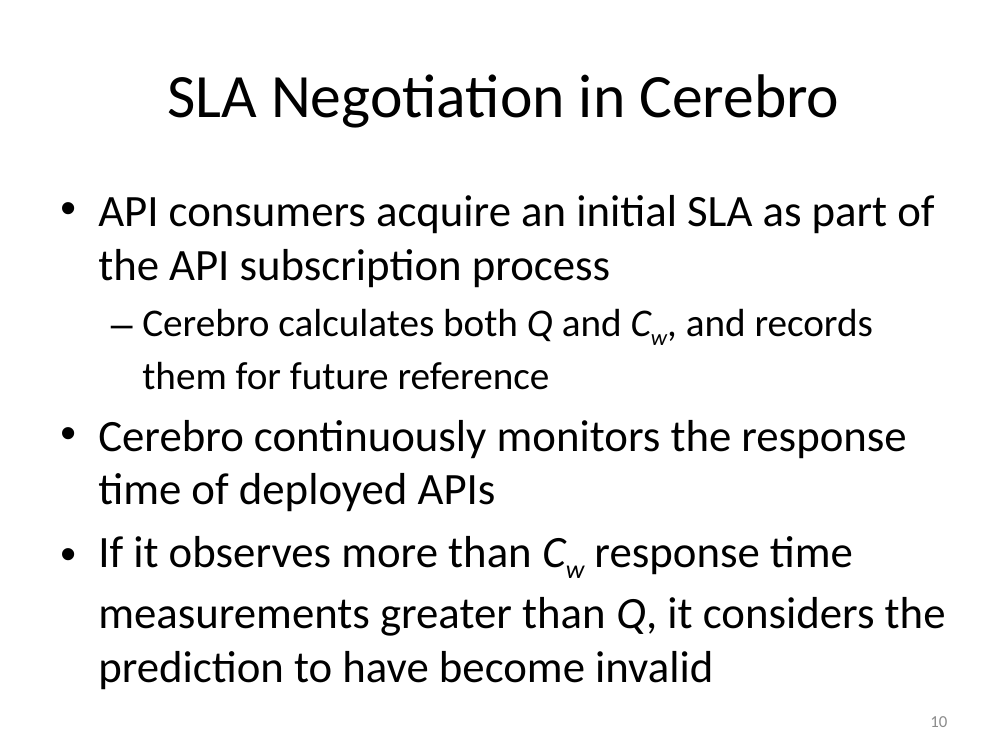
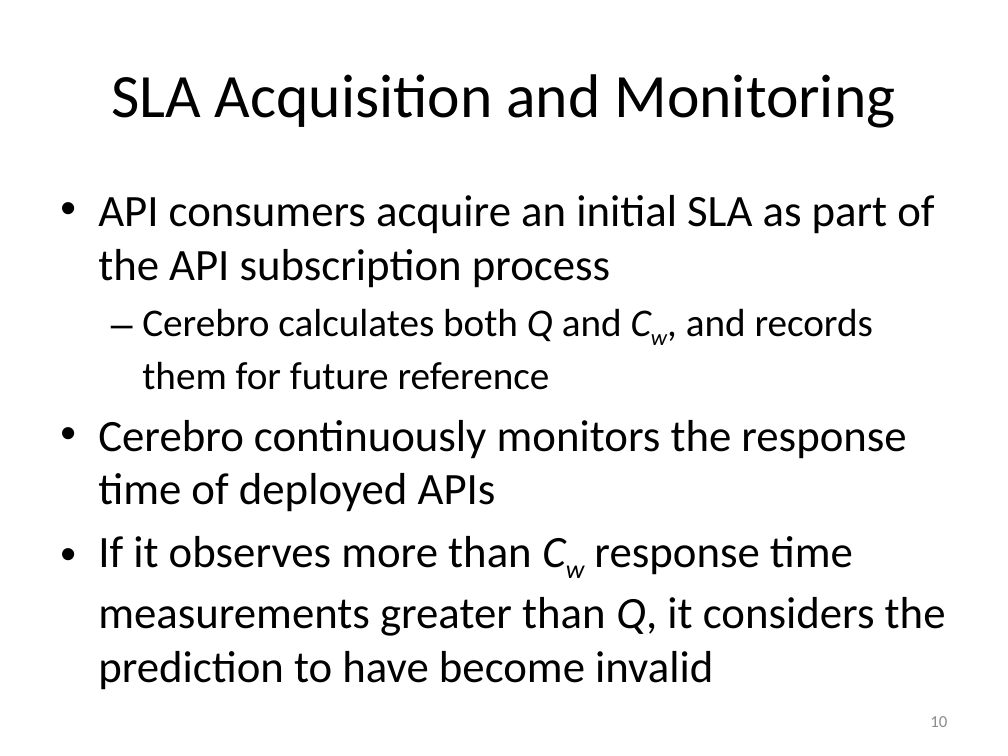
Before and after one commit to Dithn/eager-appscale, a slide deck: slide 10 of Eager/paper/cloudcom15/sla_durability_v2.pptx. Drawn at 1008x756 pixels with LibreOffice and Linux fonts; fonts in the diff are those of the drawing. Boxes give left, top, right and bottom in pixels: in the first picture for what was removed or moved away, otherwise in the second. Text is boxed around its words. In the diff, an @@ line names an element or a change of style, - is before the commit and + after.

```diff
--- a/Eager/paper/cloudcom15/sla_durability_v2.pptx
+++ b/Eager/paper/cloudcom15/sla_durability_v2.pptx
@@ title at (111, 74, 895, 128): text changed @@
-SLA Negotiation in Cerebro
+SLA Acquisition and Monitoring
```
Also in this commit, not shown: 1 other slide changed.
